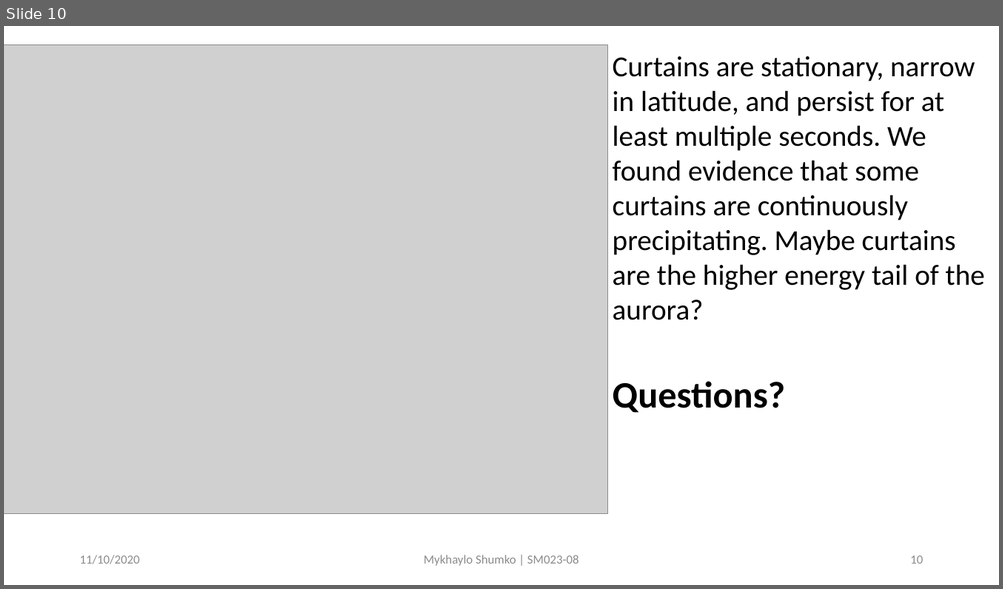
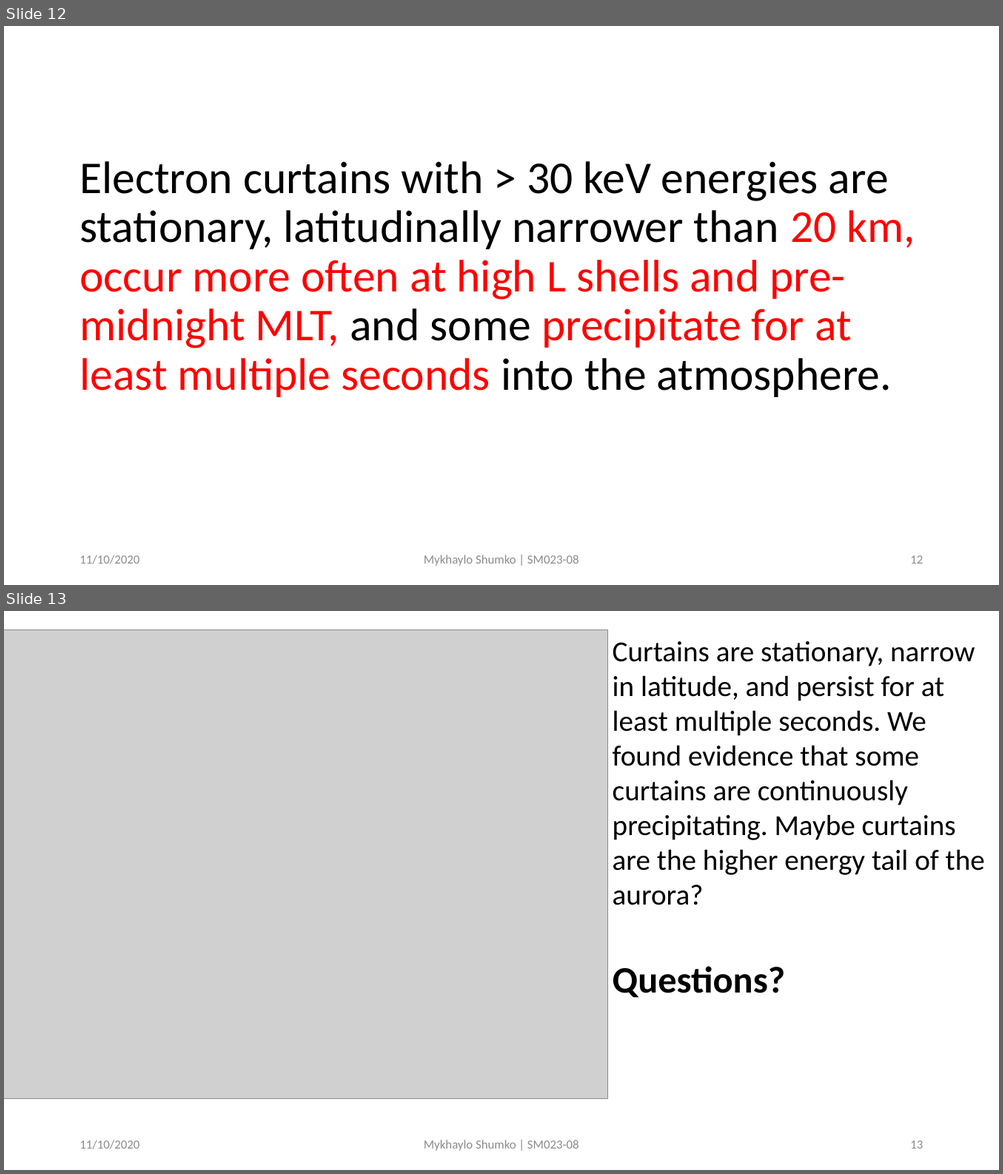
Before and after one commit to mshumko/ac6_curtains, a slide deck: reports/2020_shumko_agu_slides.pptx. Shown one above the other, each under a label of ours: slide 10 before the commit, slides 12 and 13 after it. The pictures are 1003x589 and 1003x1174 pixels, drawn with LibreOffice and Linux fonts; fonts in the diff are those of the drawing; grey boxes stand for pictures. Boxes give left, top, right and bottom in pixels: in the first picture for what was removed or moved away, otherwise in the second. Text is boxed around its words. In the diff, an @@ line names an element or a change of style, - is before the commit and + after.

```diff
--- a/reports/2020_shumko_agu_slides.pptx
+++ b/reports/2020_shumko_agu_slides.pptx
@@ slide 12 added at <box>4,26,999,585</box>, background #FFFFFF @@
@@ title added at <box>79,161,914,397</box>, 44 pt, text #000000 @@
+Electron curtains with > 30 keV energies are stationary, latitudinally narrower than 20 km, occur more often at high L shells and pre-midnight MLT, and some precipitate for at least multiple seconds into the atmosphere.
@@ text added at <box>79,555,139,565</box>, 12 pt, text #8C8C8C @@
+11/10/2020
@@ text added at <box>424,555,579,566</box>, 12 pt, text #8C8C8C @@
+Mykhaylo Shumko | SM023-08
@@ page number added at <box>910,556,922,564</box>, 12 pt, text #8C8C8C @@
+12
@@ what was slide 10 is now slide 13 @@
@@ page number at <box>910,1141,922,1149</box>: text changed @@
-10
+13
```
Also in this commit, not shown: 1 slide changed, 2 other slides added.
